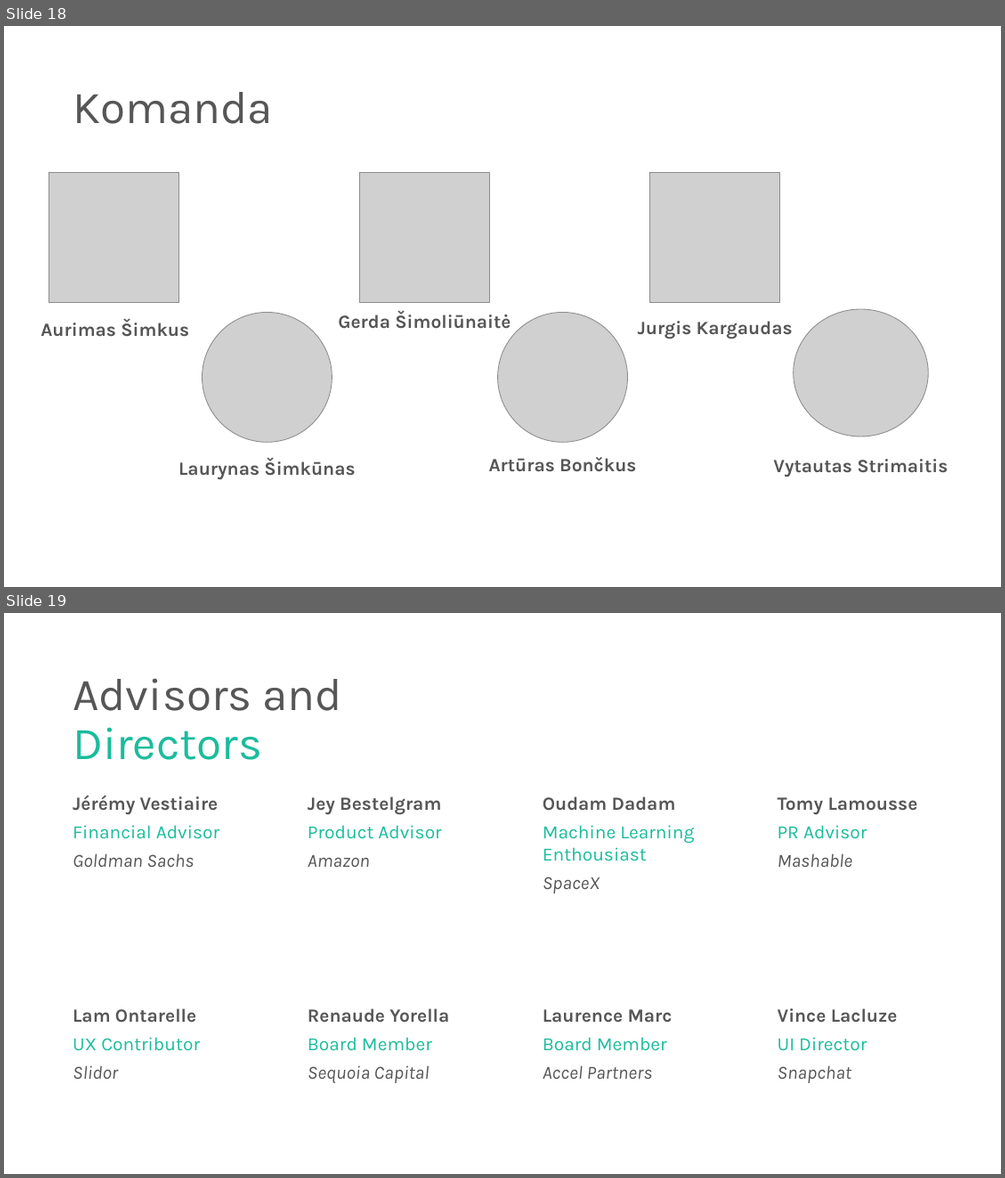
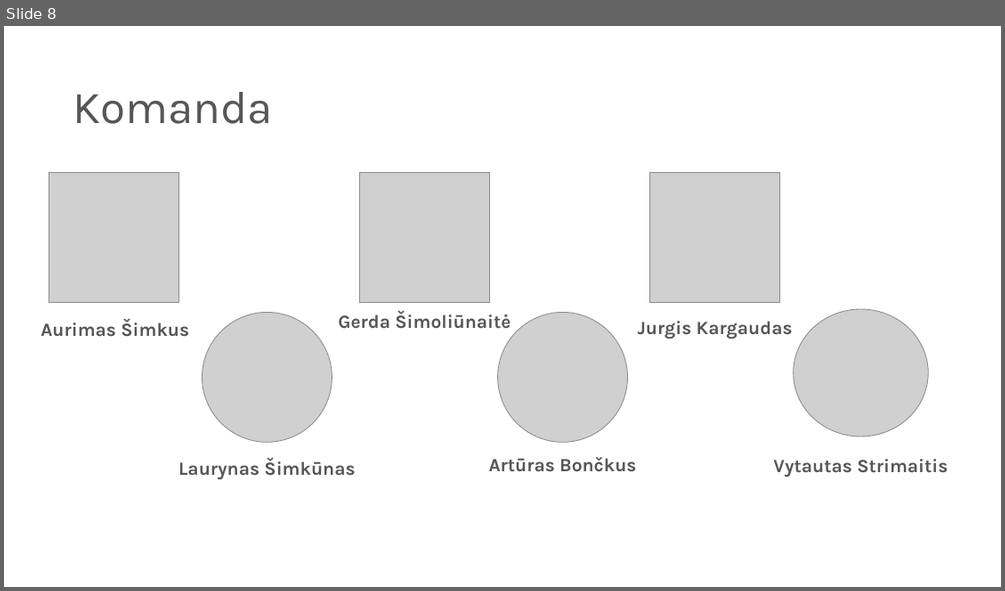
Before and after one commit to superhp/hack4vilnius2019, a slide deck: Hack4Vilnius2019.pptx. Shown one above the other, each under a label of ours: slides 18 and 19 before the commit, slide 8 after it. The pictures are 1005x1178 and 1005x591 pixels, drawn with LibreOffice and Linux fonts; fonts in the diff are those of the drawing; grey boxes stand for pictures. Boxes give left, top, right and bottom in pixels: in the first picture for what was removed or moved away, otherwise in the second. Text is boxed around its words. In the diff, an @@ line names an element or a change of style, - is before the commit and + after.

```diff
--- a/Hack4Vilnius2019.pptx
+++ b/Hack4Vilnius2019.pptx
@@ slide 19 removed at [4, 613, 1001, 1174], background #FFFFFF @@
@@ text removed at [73, 678, 343, 760] @@
-Advisors and Directors
@@ text removed at [73, 795, 219, 867] @@
-Jérémy Vestiaire
-Financial Advisor
-Goldman Sachs
@@ text removed at [307, 796, 441, 867] @@
-Jey Bestelgram
-Product Advisor
-Amazon
@@ text removed at [542, 796, 694, 893] @@
-Oudam Dadam
-Machine Learning Enthousiast
-SpaceX
@@ text removed at [777, 797, 918, 867] @@
-Tomy Lamousse
-PR Advisor
-Mashable
@@ text removed at [73, 1008, 200, 1078] @@
-Lam Ontarelle
-UX Contributor
-Slidor
@@ text removed at [307, 1008, 449, 1083] @@
-Renaude Yorella
-Board Member
-Sequoia Capital
@@ text removed at [542, 1009, 672, 1078] @@
-Laurence Marc
-Board Member
-Accel Partners
@@ text removed at [777, 1008, 898, 1083] @@
-Vince Lacluze
-UI Director
-Snapchat
@@ what was slide 18 is now slide 8 @@
```
Also in this commit, not shown: 4 slides changed, 2 slides added, 26 other slides removed.
